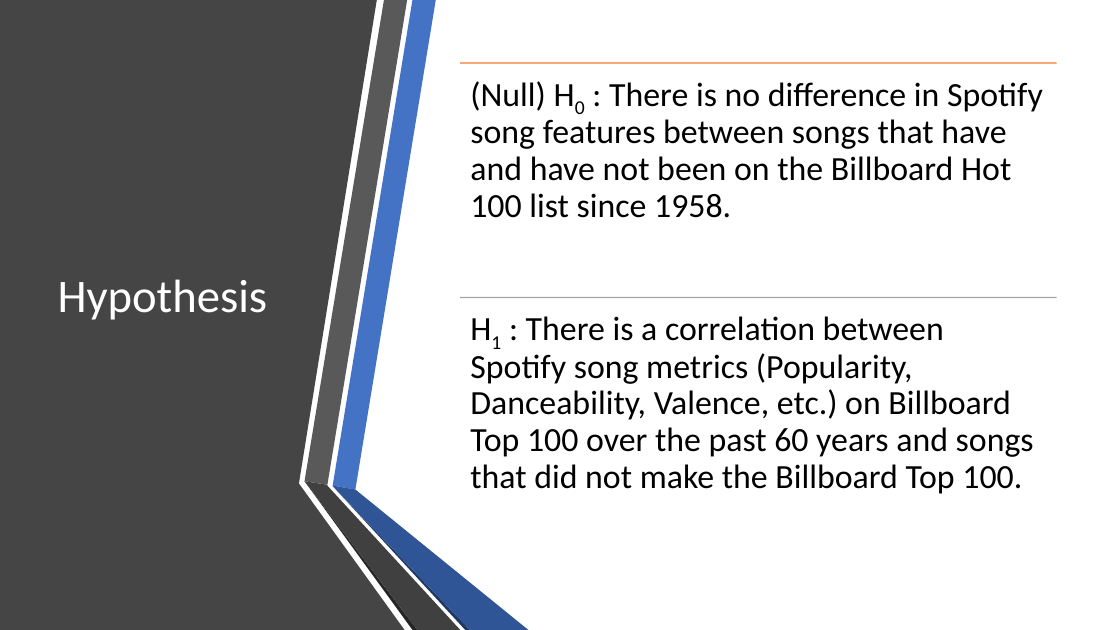
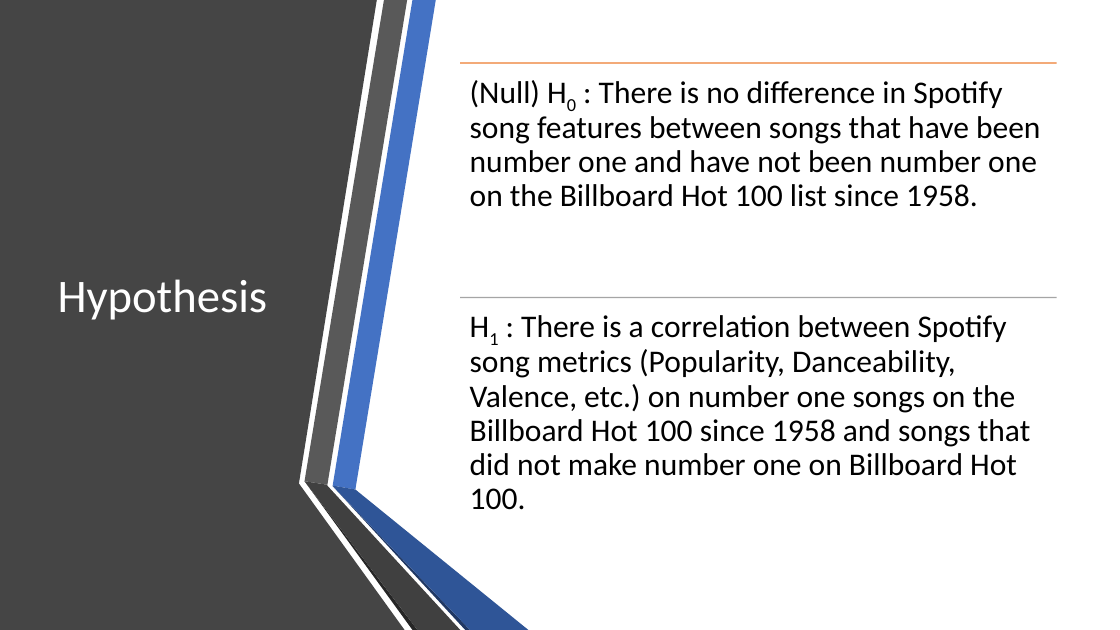
Before and after one commit to wwenash/New_improved_repo, a slide deck: slide 3 of SongMetrics_Presentation/Spotify Presentation.pptx (slide 4 before the commit). Drawn at 1120x630 pixels with LibreOffice and Linux fonts; fonts in the diff are those of the drawing. Boxes give left, top, right and bottom in pixels: in the first picture for what was removed or moved away, otherwise in the second. Text is boxed around its words. In the diff, an @@ line names an element or a change of style, - is before the commit and + after.

```diff
--- a/SongMetrics_Presentation/Spotify Presentation.pptx
+++ b/SongMetrics_Presentation/Spotify Presentation.pptx
@@ text at (470, 80, 1040, 207): text changed; size 29 to 27 pt @@
-(Null) H0 : There is no difference in Spotify song features between songs that have and have not been on the Billboard Hot 100 list since 1958.
+(Null) H0 : There is no difference in Spotify song features between songs that have been number one and have not been number one on the Billboard Hot 100 list since 1958.
@@ text at (470, 315, 1030, 510): text changed; size 29 to 27 pt @@
-H1 : There is a correlation between Spotify song metrics (Popularity, Danceability, Valence, etc.) on Billboard Top 100 over the past 60 years and songs that did not make the Billboard Top 100.
+H1 : There is a correlation between Spotify song metrics (Popularity, Danceability, Valence, etc.) on number one songs on the Billboard Hot 100 since 1958 and songs that did not make number one on Billboard Hot 100.
```
Also in this commit, not shown: 4 other slides changed, 8 slides added, 4 slides removed.
